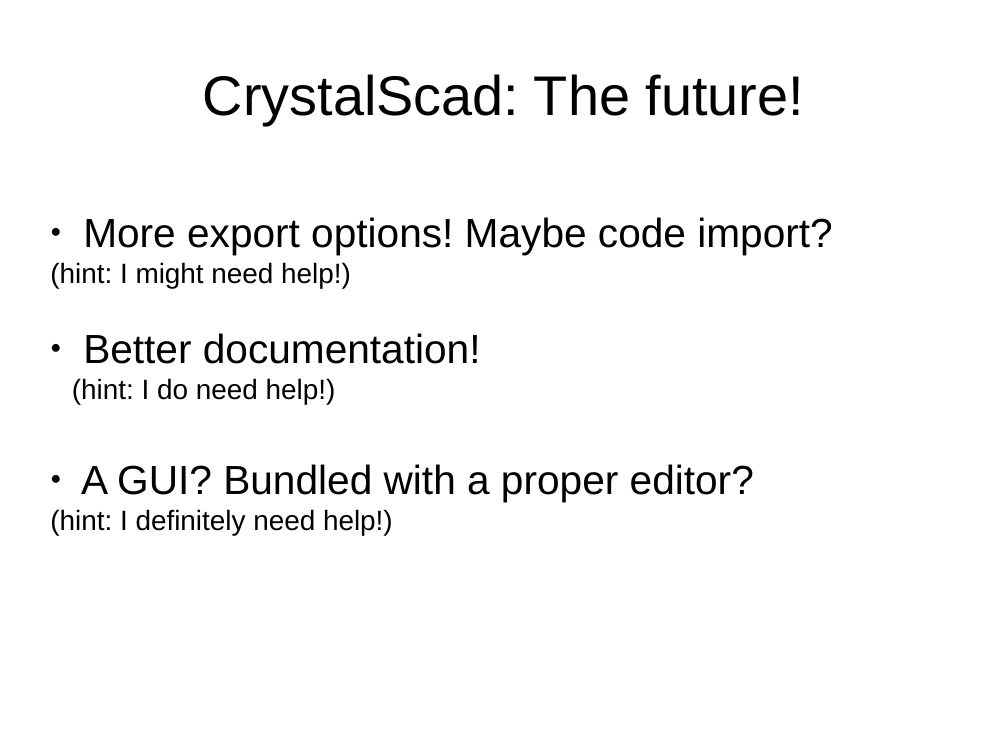
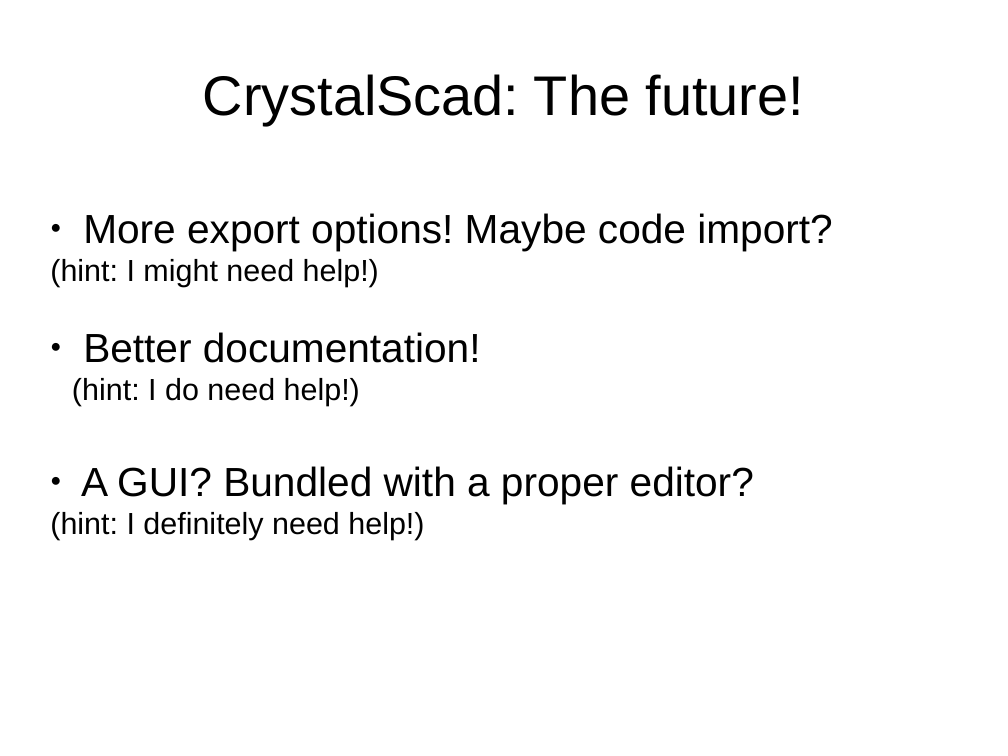
Before and after one commit to Joaz/talks, a slide deck: slide 16 of parametric_programmable_3d_models.odp. Drawn at 1008x756 pixels with LibreOffice and Linux fonts; fonts in the diff are those of the drawing. Boxes give left, top, right and bottom in pixels: in the first picture for what was removed or moved away, otherwise in the second. Text is boxed around its words. In the diff, an @@ line names an element or a change of style, - is before the commit and + after.

Commit message:
fixed font size

```diff
--- a/parametric_programmable_3d_models.odp
+++ b/parametric_programmable_3d_models.odp
@@ subtitle at (50, 259, 481, 540): size 22 to 24 pt in "(hint: I might need help!)", "(hint: I do need help!)", "(hint: I definitely need help!)" @@
```
Also in this commit, not shown: 1 other slide changed.
